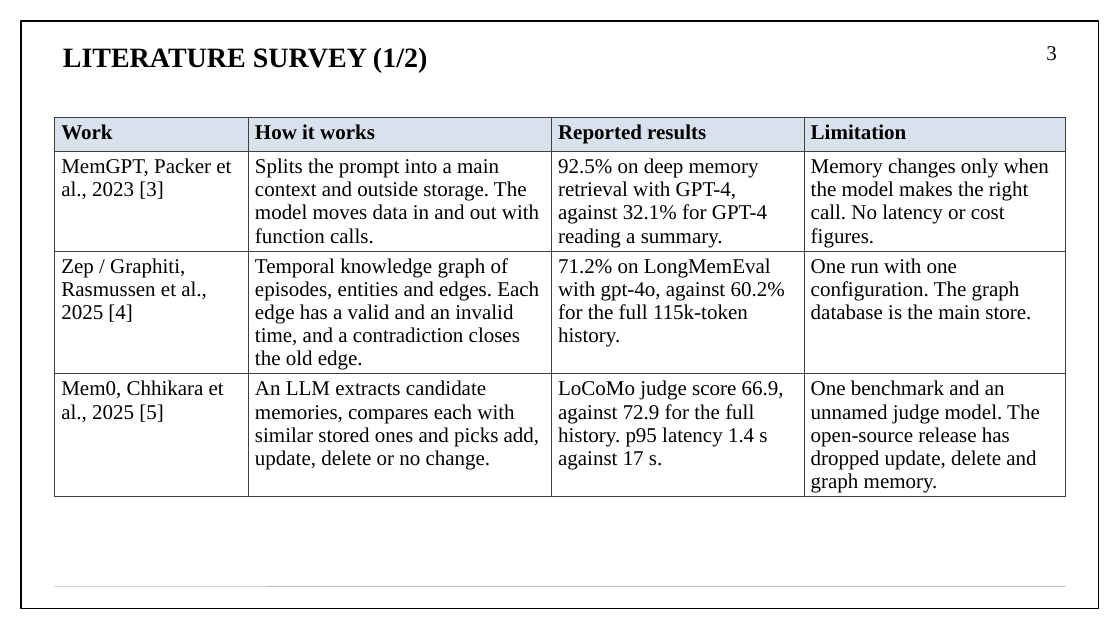
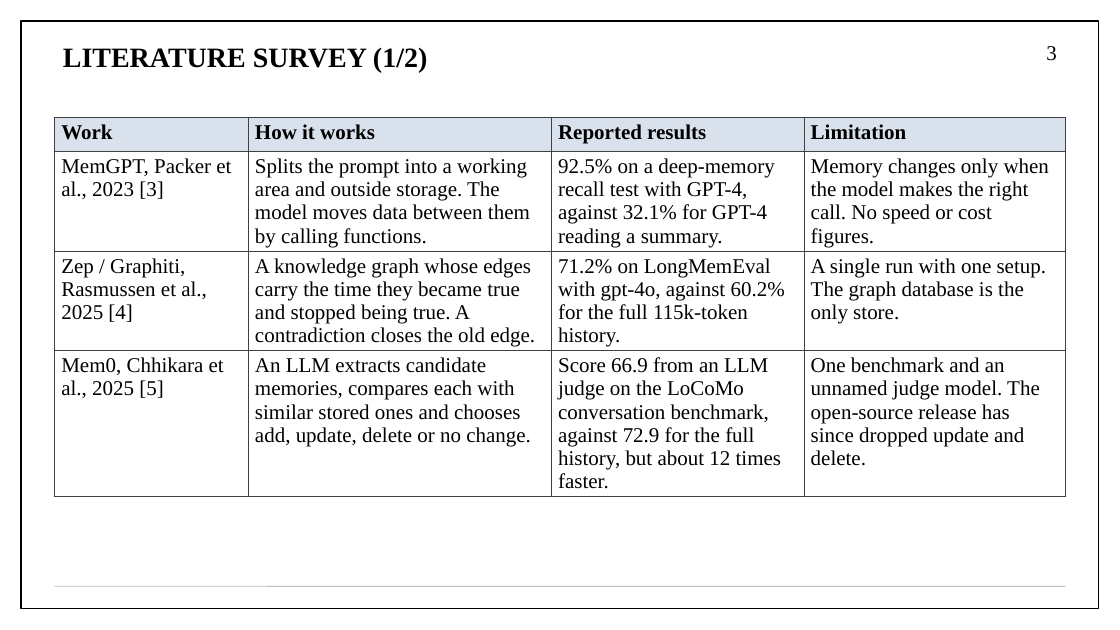
Before and after one commit to aryaniyaps/sdp-2026, a slide deck: slide 3 of P1_R2_13.pptx. Drawn at 1120x630 pixels with LibreOffice and Linux fonts; fonts in the diff are those of the drawing. Boxes give left, top, right and bottom in pixels: in the first picture for what was removed or moved away, otherwise in the second. Text is boxed around its words. In the diff, an @@ line names an element or a change of style, - is before the commit and + after.

Commit message:
Add a walkthrough and key terms to the review deck
The problem statement drops its example. A key-terms slide and the Maya
walkthrough now sit beside the architecture, the gaps are numbered and
the objectives point back to them, and each module and algorithm slide
links to the next. The results end with what is still missing, and a
short conclusion closes the deck. The text was rewritten after a
cold read for terms used before they were explained.

```diff
--- a/P1_R2_13.pptx
+++ b/P1_R2_13.pptx
@@ table at bbox=[55, 118, 1066, 493] @@
-row 2: MemGPT, Packer et al., 2023 [3] | Splits the prompt into a main context and outside storage. The model moves data in and out with function calls. | 92.5% on deep memory retrieval with GPT-4, against 32.1% for GPT-4 reading a summary. | Memory changes only when the model makes the right call. No latency or cost figures.
+row 2: MemGPT, Packer et al., 2023 [3] | Splits the prompt into a working area and outside storage. The model moves data between them by calling functions. | 92.5% on a deep-memory recall test with GPT-4, against 32.1% for GPT-4 reading a summary. | Memory changes only when the model makes the right call. No speed or cost figures.
-row 3, column 2: Temporal knowledge graph of episodes, entities and edges. Each edge has a valid and an invalid time, and a contradiction closes the old edge.
+row 3, column 2: A knowledge graph whose edges carry the time they became true and stopped being true. A contradiction closes the old edge.
-row 3, column 4: One run with one configuration. The graph database is the main store.
+row 3, column 4: A single run with one setup. The graph database is the only store.
-row 4: Mem0, Chhikara et al., 2025 [5] | An LLM extracts candidate memories, compares each with similar stored ones and picks add, update, delete or no change. | LoCoMo judge score 66.9, against 72.9 for the full history. p95 latency 1.4 s against 17 s. | One benchmark and an unnamed judge model. The open-source release has dropped update, delete and graph memory.
+row 4: Mem0, Chhikara et al., 2025 [5] | An LLM extracts candidate memories, compares each with similar stored ones and chooses add, update, delete or no change. | Score 66.9 from an LLM judge on the LoCoMo conversation benchmark, against 72.9 for the full history, but about 12 times faster. | One benchmark and an unnamed judge model. The open-source release has since dropped update and delete.
```
Also in this commit, not shown: 23 other slides changed, 4 slides added, 1 slide removed, 1 other file.
